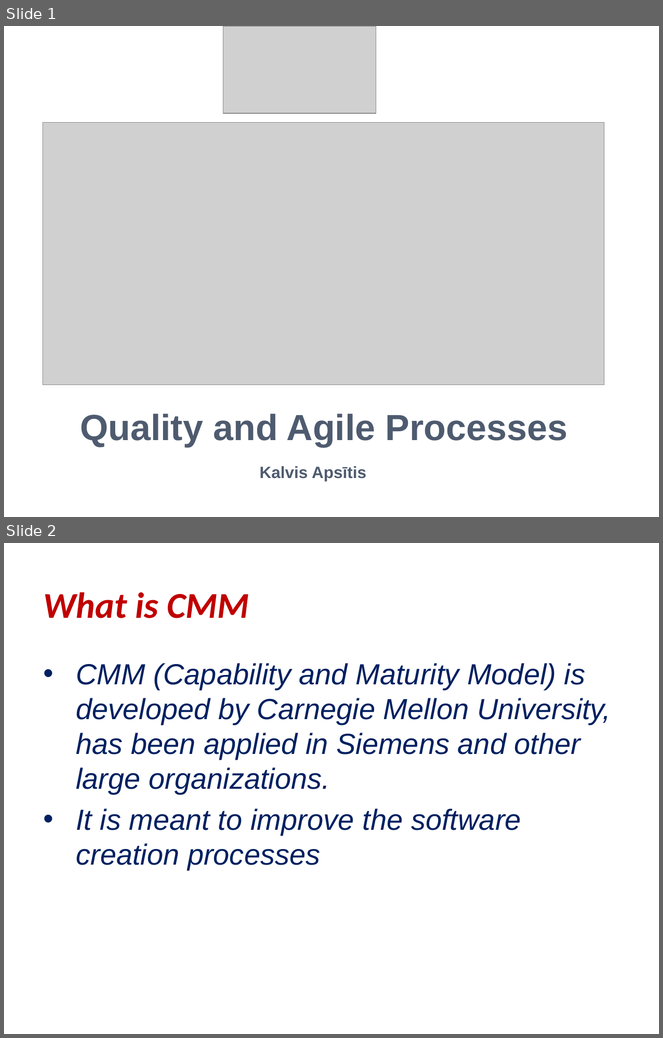
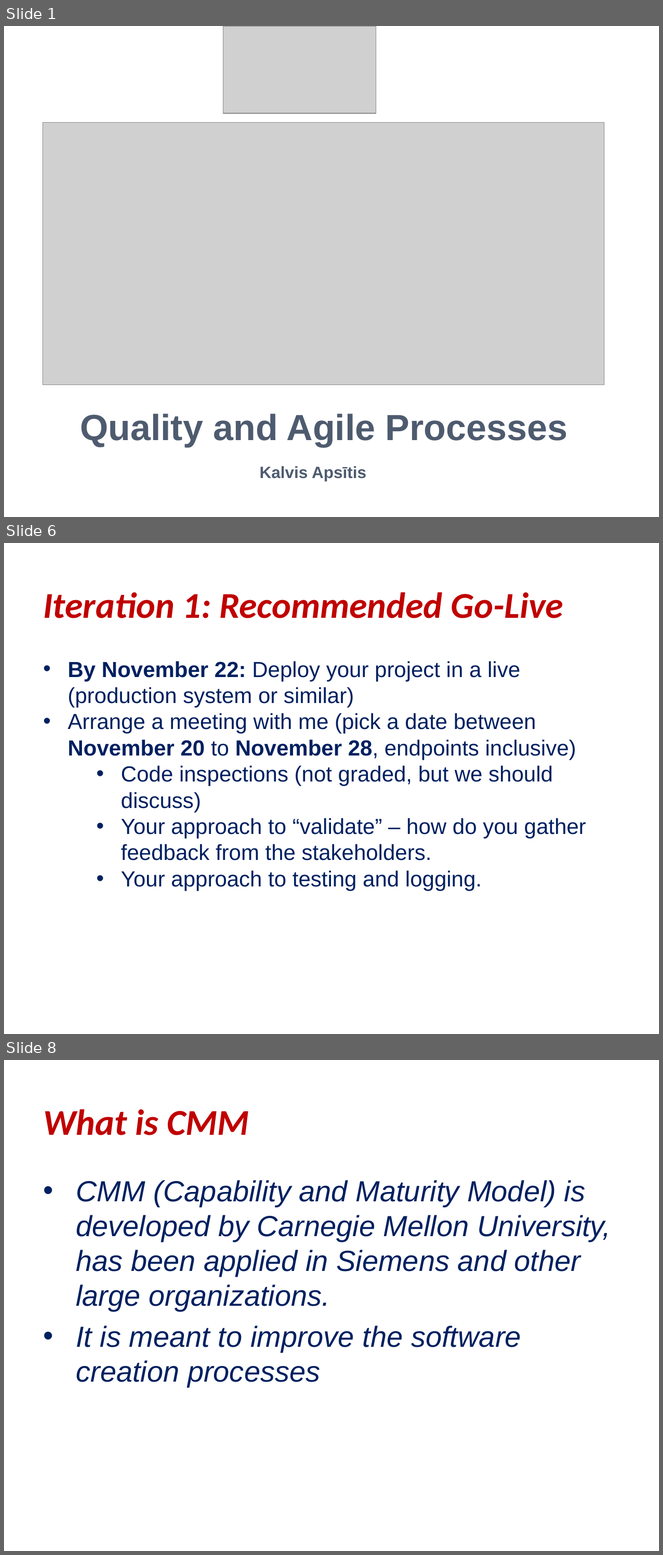
Before and after one commit to kapsitis/math, a slide deck: src/site/rbs/static/quality-and-agile-processes.pptx. Shown one above the other, each under a label of ours: slides 1 and 2 before the commit, slides 1, 6 and 8 after it; the slides between them are not shown. The pictures are 663x1038 and 663x1555 pixels, drawn with LibreOffice and Linux fonts; fonts in the diff are those of the drawing; grey boxes stand for pictures. Boxes give left, top, right and bottom in pixels: in the first picture for what was removed or moved away, otherwise in the second. Text is boxed around its words. In the diff, an @@ line names an element or a change of style, - is before the commit and + after.

```diff
--- a/src/site/rbs/static/quality-and-agile-processes.pptx
+++ b/src/site/rbs/static/quality-and-agile-processes.pptx
@@ slide 6 added at <box>4,543,659,1034</box>, background #FFFFFF @@
@@ text added at <box>43,592,564,618</box>, 40 pt, text #C00000, bold, italic @@
+Iteration 1: Recommended Go-Live
@@ text added at <box>68,661,586,891</box>, 24 pt, text #002060 @@
+• By November 22: Deploy your project in a live (production system or similar)
+• Arrange a meeting with me (pick a date between November 20 to November 28, endpoints inclusive)
+  • Code inspections (not graded, but we should discuss)
+  • Your approach to “validate” – how do you gather feedback from the stakeholders.
+  • Your approach to testing and logging.
@@ what was slide 2 is now slide 8 @@
```
Also in this commit, not shown: 5 other slides added, 2 other files.
